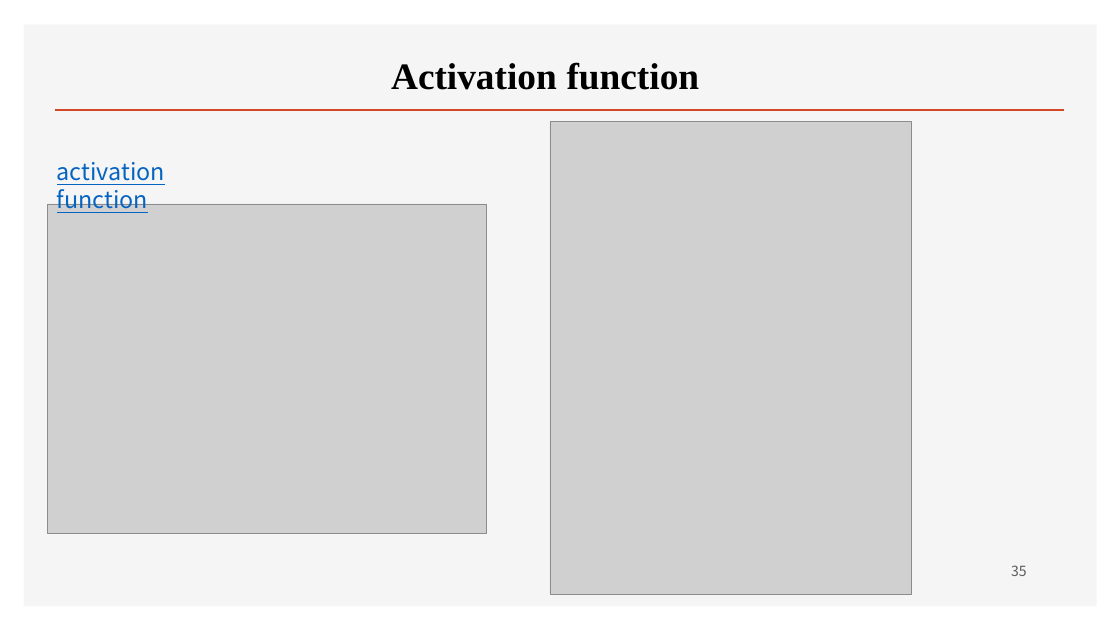
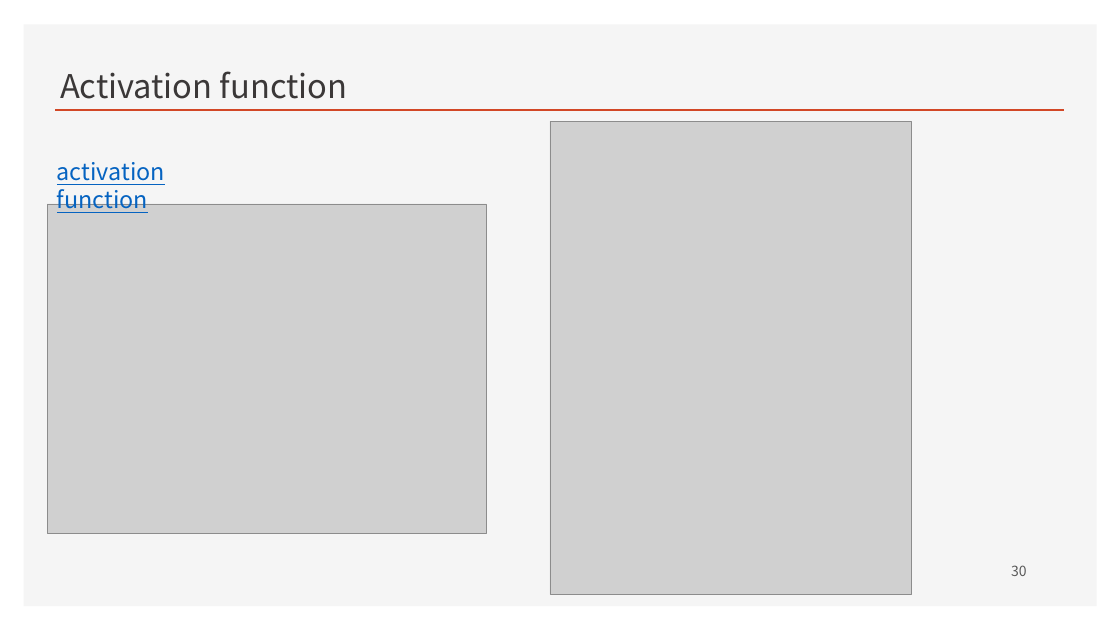
Before and after one commit to ancestor9/mathematics-for-machine-learning, a slide deck: slide 30 of w4_Perceptron_Regression.pptx (slide 35 before the commit). Drawn at 1120x630 pixels with LibreOffice and Linux fonts; fonts in the diff are those of the drawing; grey boxes stand for pictures; background and template pictures are left out. Boxes give left, top, right and bottom in pixels: in the first picture for what was removed or moved away, otherwise in the second. Text is boxed around its words. In the diff, an @@ line names an element or a change of style, - is before the commit and + after.

```diff
--- a/w4_Perceptron_Regression.pptx
+++ b/w4_Perceptron_Regression.pptx
@@ text "Activation function": place and size @@
-text "Activation function" at <box>391,62,700,90</box>
+text "Activation function" at <box>60,71,348,99</box>
@@ text "Activation function" at <box>60,71,348,99</box>: size 32 to 28 pt, font Times New Roman to Noto Sans CJK KR, text colour #000000 to #3B3838, bold off; alignment centre to left @@
@@ page number at <box>1011,565,1027,576</box>: text changed @@
-35
+30
```
Also in this commit, not shown: 20 other slides changed, 5 slides removed.
